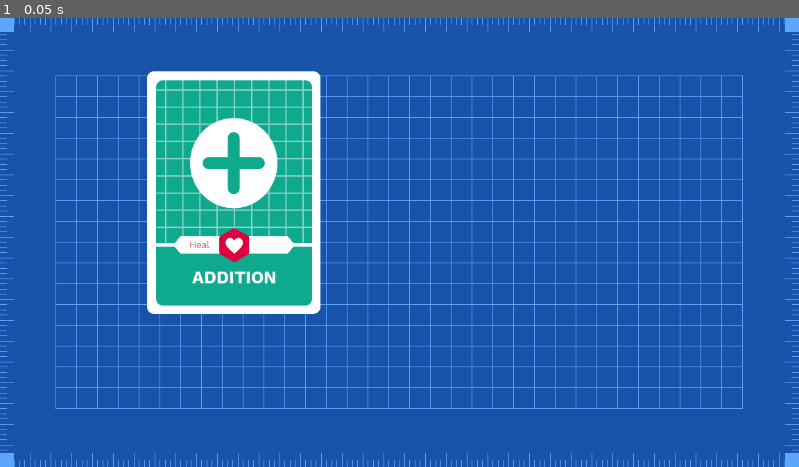
Above: before the commit, frame 1.
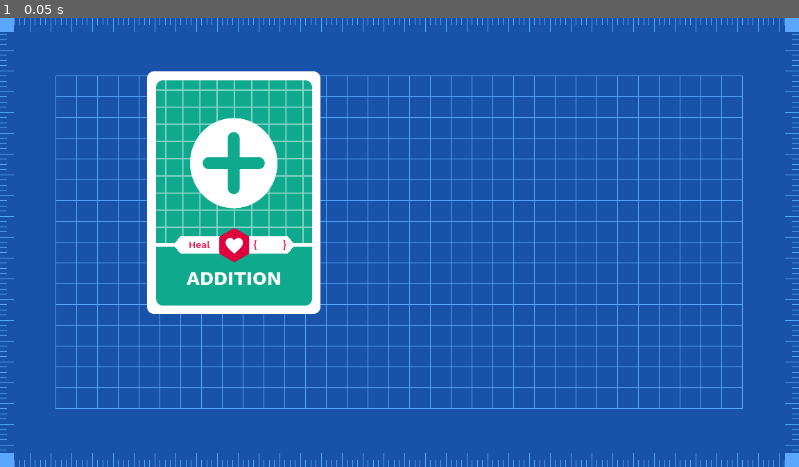
Above: after the commit, the same moment.

Repository: IamFastre/Numertica
Game: Godot game, scene res://scenes/game.tscn
The game is run twice, just before and just after one commit, with the same random seed, the same clock (stepped at 60 frames per second) and the same inputs.
Inputs:
- Up to frame 1 (0.05 s): no input

The runs differ from the first frame. In frame 1, 0.3% of the frame differs, in the area x 23-36%, y 49-60%.

Commit message:
fixed a coloring issue and added parameters brackets

Diff:
--- a/resources/card_name.tres
+++ b/resources/card_name.tres
@@ -4,4 +4,4 @@
 
 [resource]
 font = ExtResource("1_vpide")
-font_size = 25
+font_size = 28
--- a/resources/card_type.tres
+++ b/resources/card_type.tres
@@ -1,8 +1,8 @@
 [gd_resource type="LabelSettings" load_steps=2 format=3 uid="uid://5ssldbmmiqtq"]
 
-[ext_resource type="FontFile" uid="uid://dfh74ts4qma8h" path="res://assets/fonts/WorkSans/WorkSans-Light.ttf" id="1_jxic6"]
+[ext_resource type="FontFile" uid="uid://c0rce8vnr01sj" path="res://assets/fonts/WorkSans/WorkSans-Medium.ttf" id="1_crwnb"]
 
 [resource]
-font = ExtResource("1_jxic6")
+font = ExtResource("1_crwnb")
 font_size = 14
 font_color = Color(0, 0, 0, 1)
--- a/scenes/card.tscn
+++ b/scenes/card.tscn
@@ -1,9 +1,18 @@
-[gd_scene load_steps=5 format=3 uid="uid://d0vfb4abomtui"]
+[gd_scene load_steps=7 format=3 uid="uid://d0vfb4abomtui"]
 
 [ext_resource type="Script" path="res://scripts/cards/main.gd" id="1_7a6ey"]
 [ext_resource type="Texture2D" uid="uid://cgpy3cg7mtq3b" path="res://assets/cards/shape.svg" id="2_fj6ve"]
 [ext_resource type="LabelSettings" uid="uid://c6yet1dr421yr" path="res://resources/card_name.tres" id="3_go25d"]
-[ext_resource type="LabelSettings" uid="uid://5ssldbmmiqtq" path="res://resources/card_type.tres" id="4_2sajv"]
+[ext_resource type="FontFile" uid="uid://c0rce8vnr01sj" path="res://assets/fonts/WorkSans/WorkSans-Medium.ttf" id="5_kfhyl"]
+
+[sub_resource type="LabelSettings" id="LabelSettings_7wpiq"]
+font = ExtResource("5_kfhyl")
+font_size = 14
+font_color = Color(0, 0, 0, 1)
+
+[sub_resource type="LabelSettings" id="LabelSettings_lf210"]
+font = ExtResource("5_kfhyl")
+font_color = Color(0, 0, 0, 1)
 
 [node name="Card" type="Node2D"]
 script = ExtResource("1_7a6ey")
@@ -112,15 +121,29 @@
 
 [node name="TypeName" type="Label" parent="Sprite/Canvas/Content"]
 layout_mode = 0
-offset_left = 37.0
+offset_left = 36.0
 offset_top = 228.0
-offset_right = 90.0
+offset_right = 89.0
 offset_bottom = 251.0
 pivot_offset = Vector2(0, 12.5)
 text = "Type"
-label_settings = ExtResource("4_2sajv")
+label_settings = SubResource("LabelSettings_7wpiq")
 horizontal_alignment = 1
 vertical_alignment = 3
 clip_text = true
 text_overrun_behavior = 1
 max_lines_visible = 1
+
+[node name="Brackets" type="Label" parent="Sprite/Canvas/Content"]
+offset_left = 137.5
+offset_top = 227.0
+offset_right = 190.5
+offset_bottom = 250.0
+pivot_offset = Vector2(0, 12.5)
+text = "{       }"
+label_settings = SubResource("LabelSettings_lf210")
+horizontal_alignment = 1
+vertical_alignment = 3
+clip_text = true
+text_overrun_behavior = 1
+max_lines_visible = 1
--- a/scripts/cards/main.gd
+++ b/scripts/cards/main.gd
@@ -22,11 +22,13 @@
 @onready var separator = $Sprite/Canvas/Content/Separator
 @onready var name_node = $Sprite/Canvas/Content/Textual/CardName
 @onready var type_name = $Sprite/Canvas/Content/TypeName
+@onready var parameters_brackets = $Sprite/Canvas/Content/Brackets
 
 func configure():
 	name_node.text = card_name
 	type_name.text = Card.Icons.keys()[card_type].capitalize()
 	type_name.label_settings.font_color = Card.ICON_COLOR[card_type]
+	parameters_brackets.label_settings.font_color = Card.ICON_COLOR[card_type]
 	sprite.self_modulate = sprite_color
 	info_box.color = sprite_color
 	separator.default_color = sprite_color
Not shown, added: addons/godot-yaml/gdyaml.gdnlib
Not shown, added: addons/godot-yaml/gdyaml.gdns
Not shown, added: addons/godot-yaml/osx/libgodotyaml.dylib
Not shown, added: addons/godot-yaml/wasm/libgodotyaml.wasm
Not shown, added: addons/godot-yaml/win32/libgodotyaml.dll
Not shown, added: addons/godot-yaml/win64/libgodotyaml.dll
Not shown, added: addons/godot-yaml/x11/libgodotyaml.so
